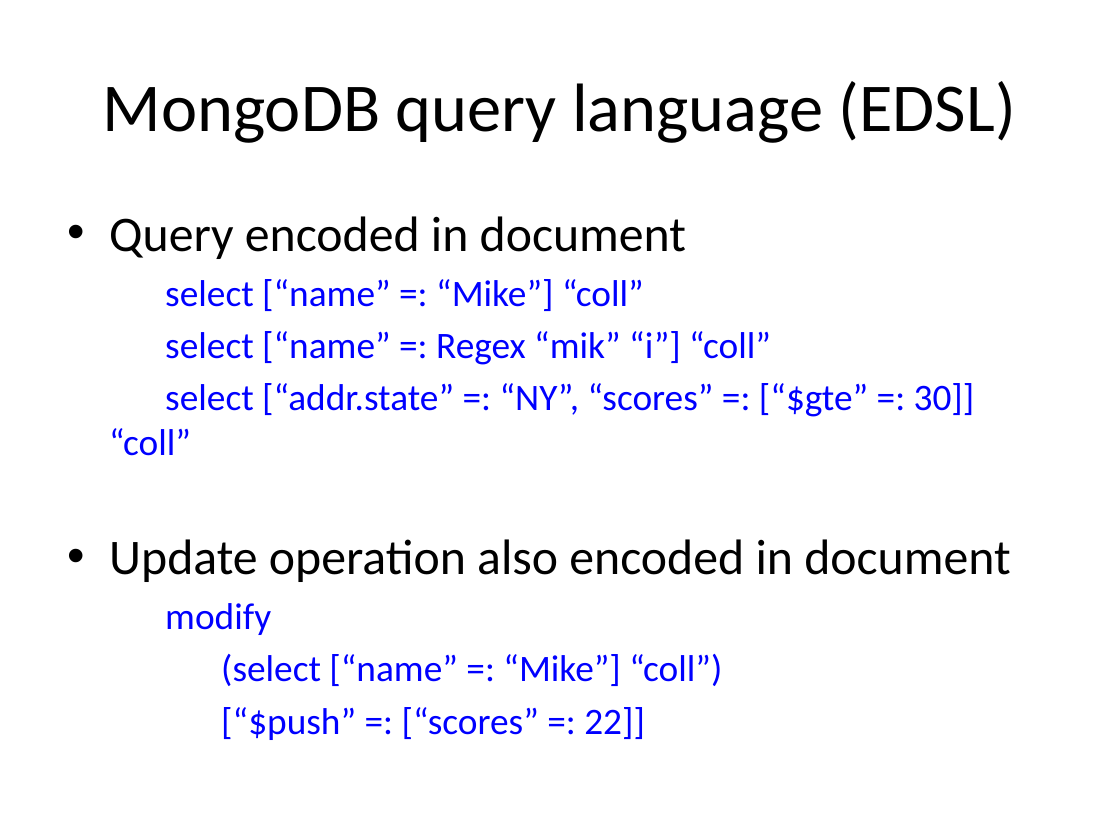
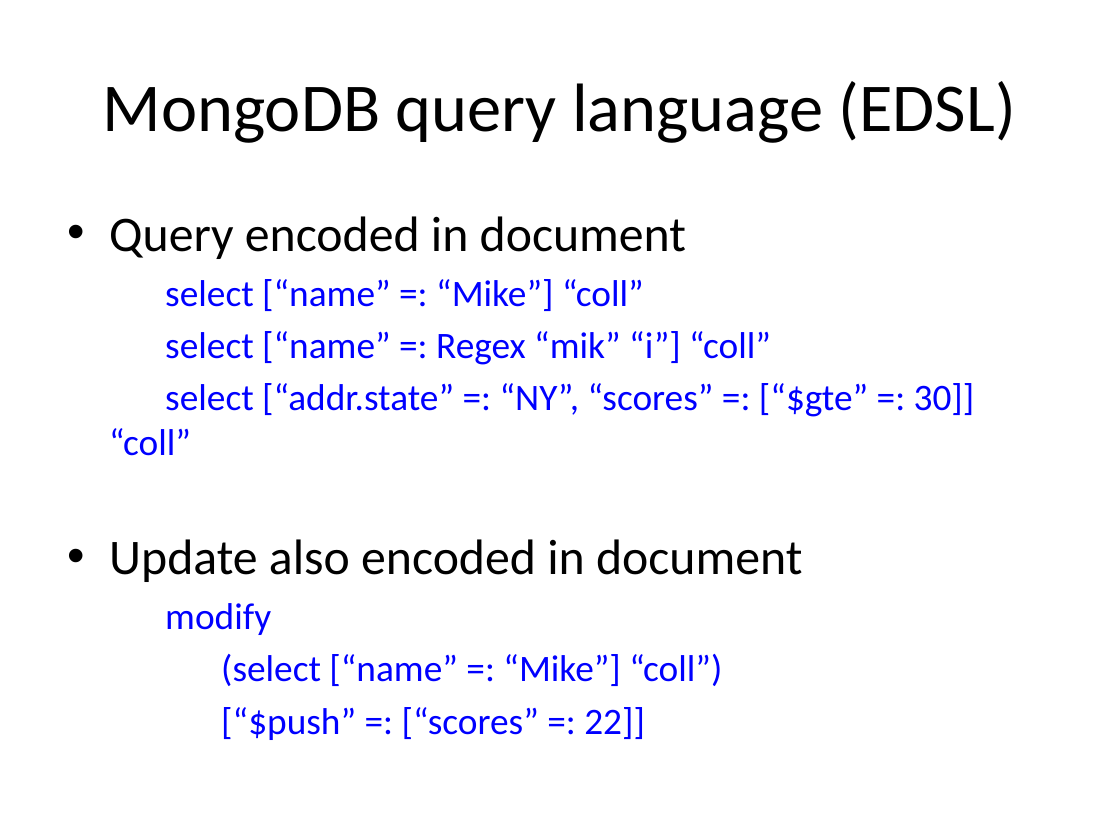
Before and after one commit to mongodb-haskell/mongodb, a slide deck: slide 4 of doc/MongoDBIntro.pptx. Drawn at 1120x840 pixels with LibreOffice and Linux fonts; fonts in the diff are those of the drawing. Boxes give left, top, right and bottom in pixels: in the first picture for what was removed or moved away, otherwise in the second. Text is boxed around its words. In the diff, an @@ line names an element or a change of style, - is before the commit and + after.

Commit message:
small edit to slides

```diff
--- a/doc/MongoDBIntro.pptx
+++ b/doc/MongoDBIntro.pptx
@@ text at (109, 539, 802, 582): text changed @@
-• Update operation also encoded in document
+• Update also encoded in document
```
